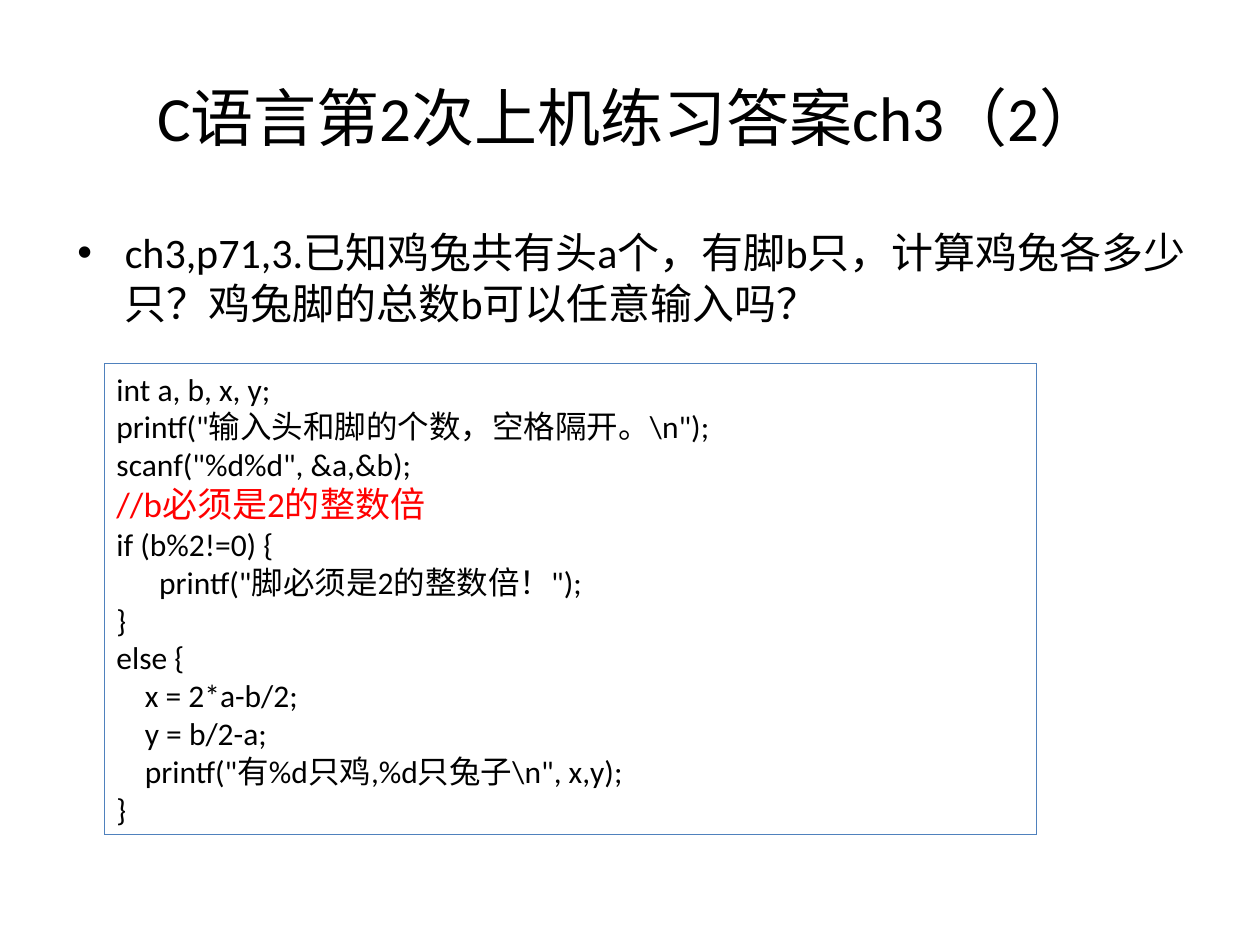
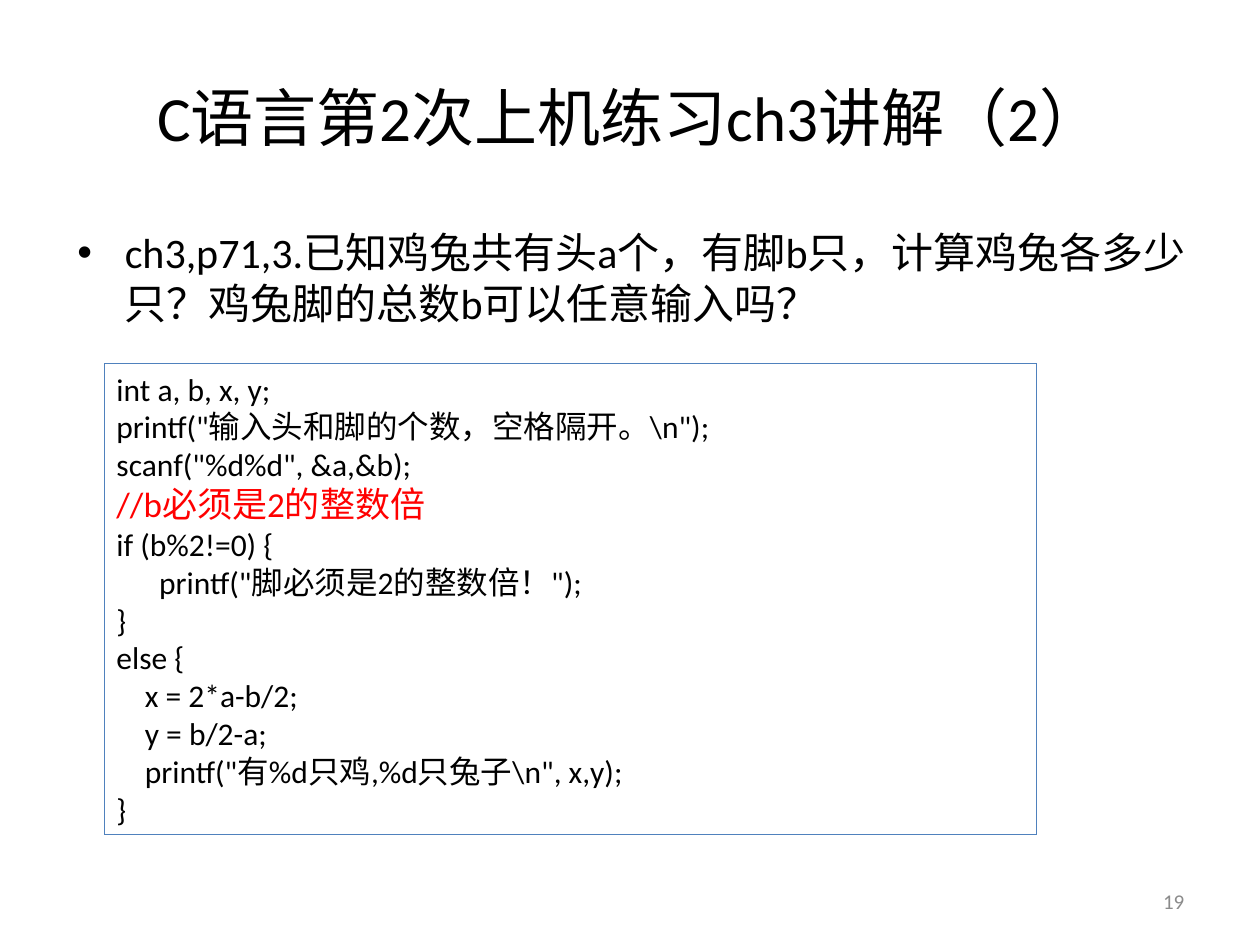
Before and after one commit to jtrfid/C-Repositories, a slide deck: slide 19 of 2016/上机安排.pptx. Drawn at 1260x945 pixels with LibreOffice and Linux fonts; fonts in the diff are those of the drawing. Boxes give left, top, right and bottom in pixels: in the first picture for what was removed or moved away, otherwise in the second. Text is boxed around its words. In the diff, an @@ line names an element or a change of style, - is before the commit and + after.

```diff
--- a/2016/上机安排.pptx
+++ b/2016/上机安排.pptx
@@ title at box(157, 89, 1102, 147): text changed @@
-C语言第2次上机练习答案ch3（2）
+C语言第2次上机练习ch3讲解（2）
@@ page number added at box(1163, 895, 1184, 909), 12 pt, text #8C8C8C @@
+19
```
Also in this commit, not shown: 34 other slides changed, 14 slides added, 6 other files.
